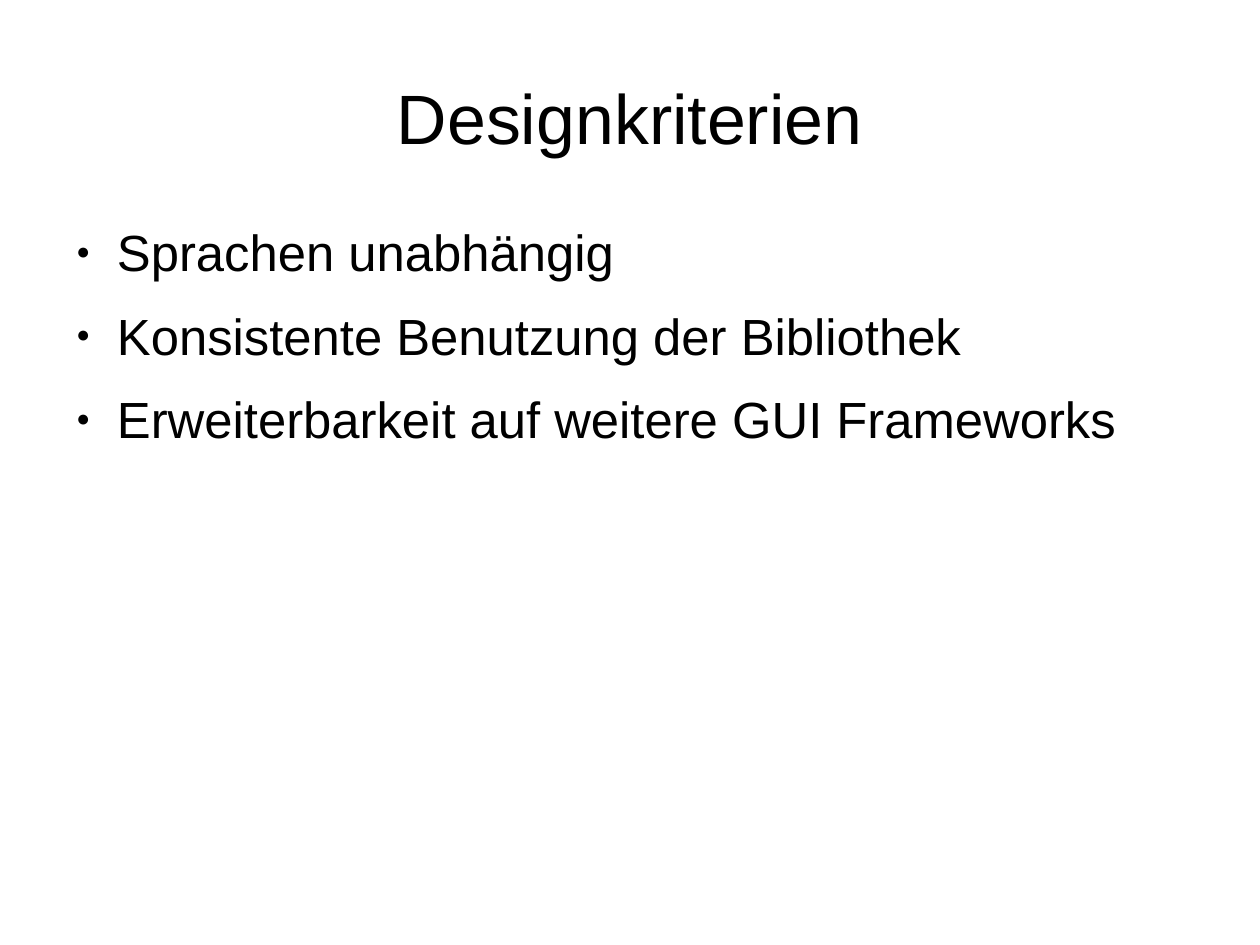
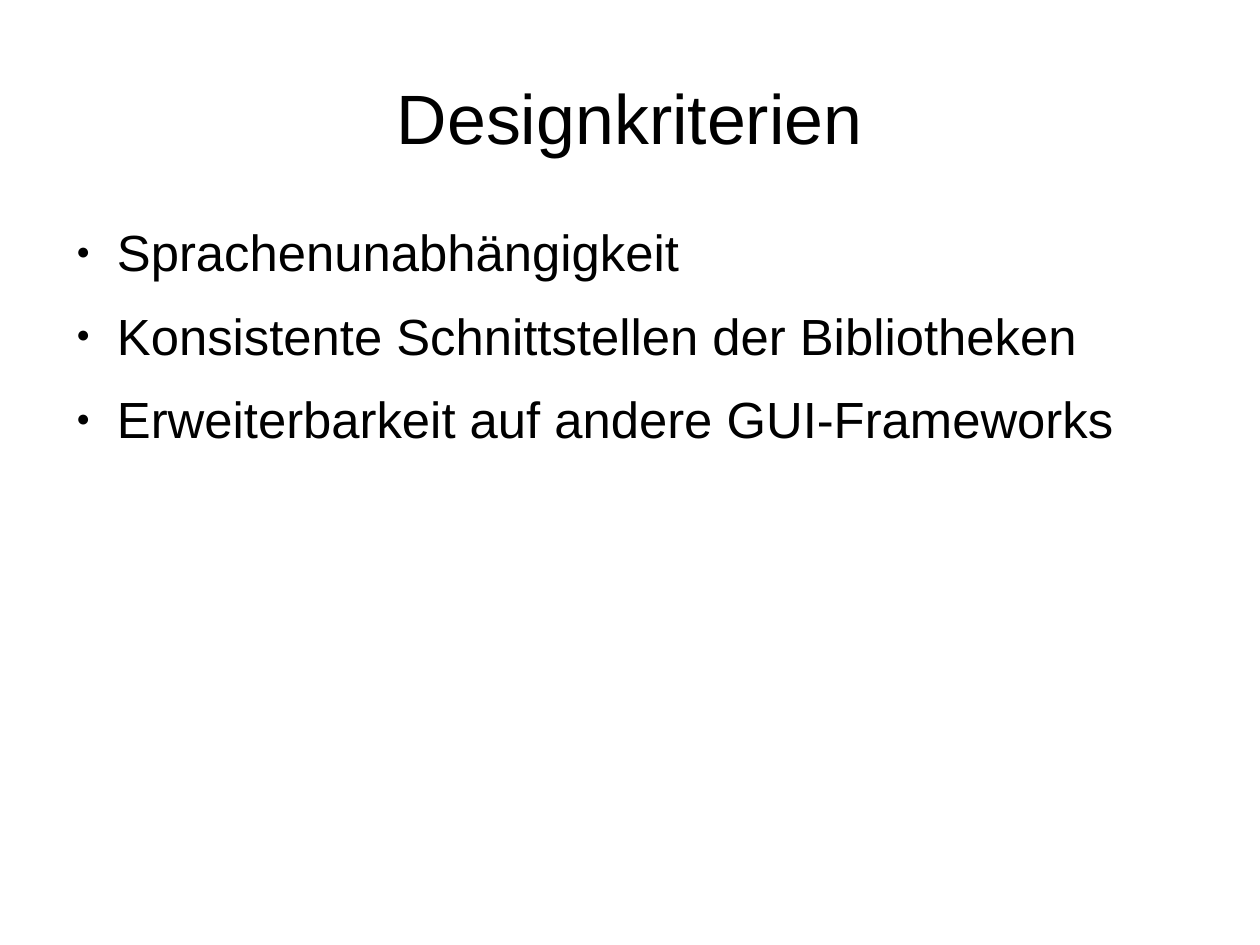
Before and after one commit to hheimbuerger/yaxgl, a slide deck: slide 7 of documents/Praesentationen/Projektabschlusspraesentation.odp (slide 5 before the commit). Drawn at 1260x945 pixels with LibreOffice and Linux fonts; fonts in the diff are those of the drawing; background and template pictures are left out. Boxes give left, top, right and bottom in pixels: in the first picture for what was removed or moved away, otherwise in the second. Text is boxed around its words. In the diff, an @@ line names an element or a change of style, - is before the commit and + after.

```diff
--- a/documents/Praesentationen/Projektabschlusspraesentation.odp
+++ b/documents/Praesentationen/Projektabschlusspraesentation.odp
@@ text at <box>117,234,1114,439</box>: text changed @@
-● Sprachen unabhängig
-● Konsistente Benutzung der Bibliothek
-● Erweiterbarkeit auf weitere GUI Frameworks
+● Sprachenunabhängigkeit
+● Konsistente Schnittstellen der Bibliotheken
+● Erweiterbarkeit auf andere GUI-Frameworks
```
Also in this commit, not shown: 5 other slides changed, 2 slides added, 3 slides removed, 7 other files.
